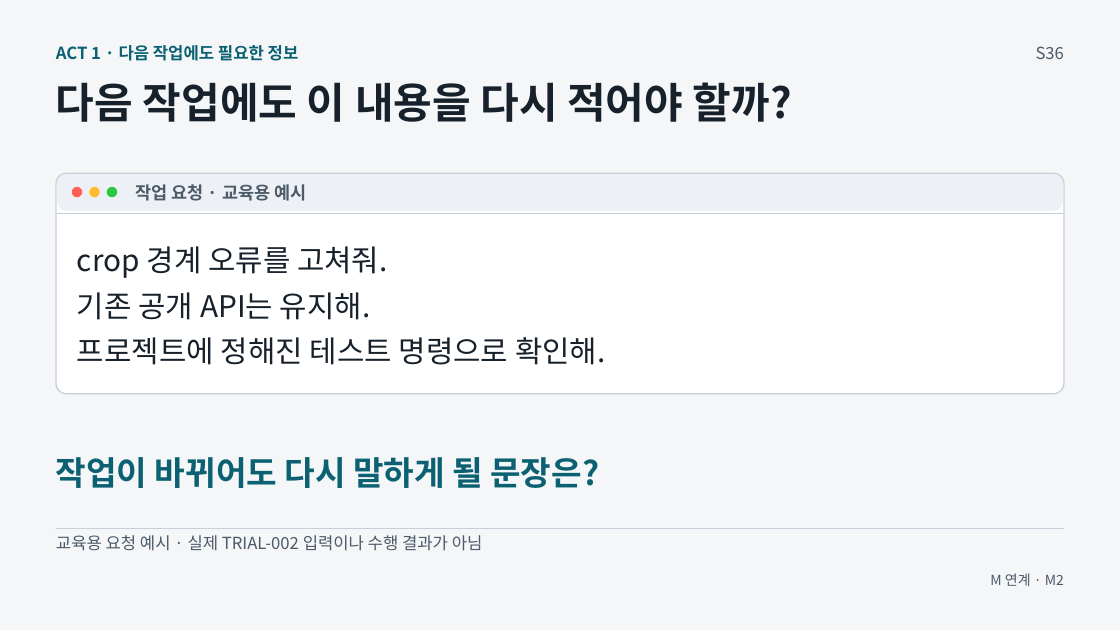
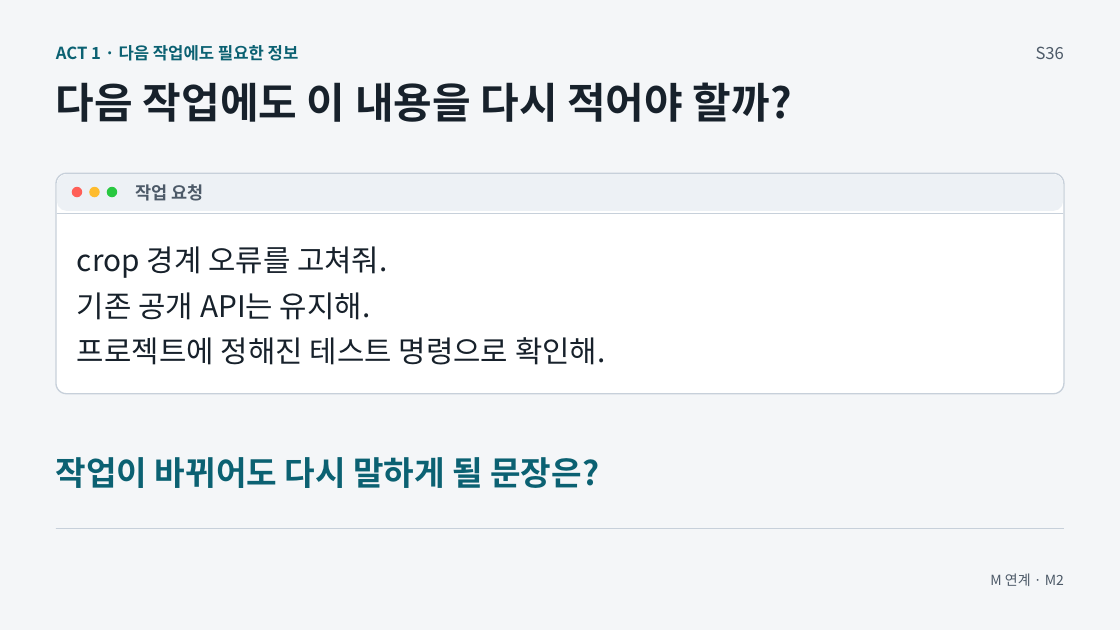
Before and after one commit to GideokKim/ai-dev-training, a slide deck: slide 22 of production/ACT_1.pptx. Drawn at 1120x630 pixels with LibreOffice and Linux fonts; fonts in the diff are those of the drawing. Boxes give left, top, right and bottom in pixels: in the first picture for what was removed or moved away, otherwise in the second. Text is boxed around its words. In the diff, an @@ line names an element or a change of style, - is before the commit and + after.

```diff
--- a/production/ACT_1.pptx
+++ b/production/ACT_1.pptx
@@ text at bbox=[136, 184, 204, 201]: text changed @@
-작업 요청 · 교육용 예시
+작업 요청
@@ text removed at bbox=[56, 535, 483, 551] @@
-교육용 요청 예시 · 실제 TRIAL-002 입력이나 수행 결과가 아님
```
Also in this commit, not shown: 6 other slides changed, 39 other files.
